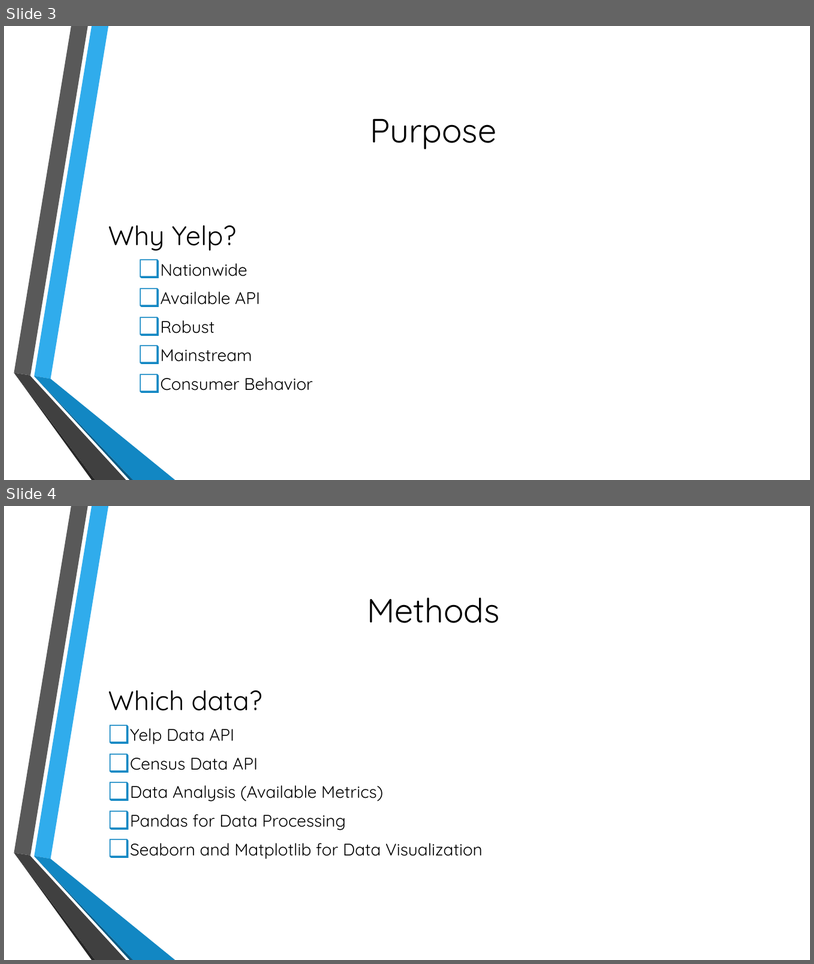
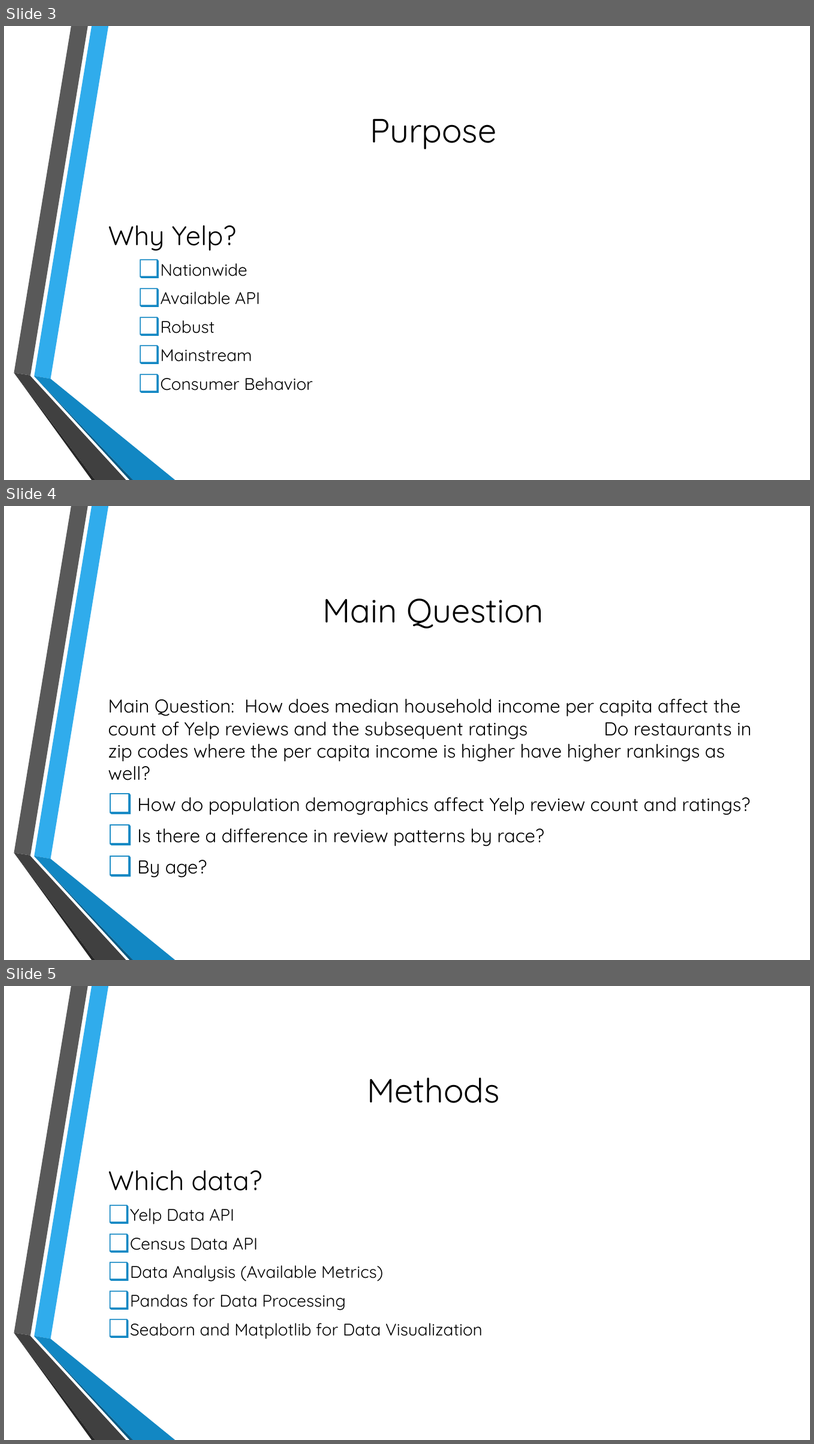
Before and after one commit to shethmonali/Project-One, a slide deck: Demographic Correlations in Consumer Behavior v2.pptx. Shown one above the other, each under a label of ours: slides 3 and 4 before the commit, slides 3, 4 and 5 after it. The pictures are 814x964 and 814x1444 pixels, drawn with LibreOffice and Linux fonts; fonts in the diff are those of the drawing; background and template pictures are left out. Boxes give left, top, right and bottom in pixels: in the first picture for what was removed or moved away, otherwise in the second. Text is boxed around its words. In the diff, an @@ line names an element or a change of style, - is before the commit and + after.

Commit message:
Add files via upload
new

```diff
--- a/Demographic Correlations in Consumer Behavior v2.pptx
+++ b/Demographic Correlations in Consumer Behavior v2.pptx
@@ slide 4 added at (x1=4, y1=506, x2=810, y2=960), background picture (left out); not listed: 6 template elements that a slide beside it also shows @@
@@ title added at (x1=323, y1=598, x2=544, y2=628), 40 pt, text #000000 @@
+Main Question
@@ text added at (x1=108, y1=699, x2=752, y2=877), 22.2 pt, text #000000 @@
+Main Question: How does median household income per capita affect the count of Yelp reviews and the subsequent ratings Do restaurants in zip codes where the per capita income is higher have higher rankings as well?
+❑ How do population demographics affect Yelp review count and ratings?
+❑ Is there a difference in review patterns by race?
+❑ By age?
@@ what was slide 4 is now slide 5 @@
```
Also in this commit, not shown: 1 other slide added.
